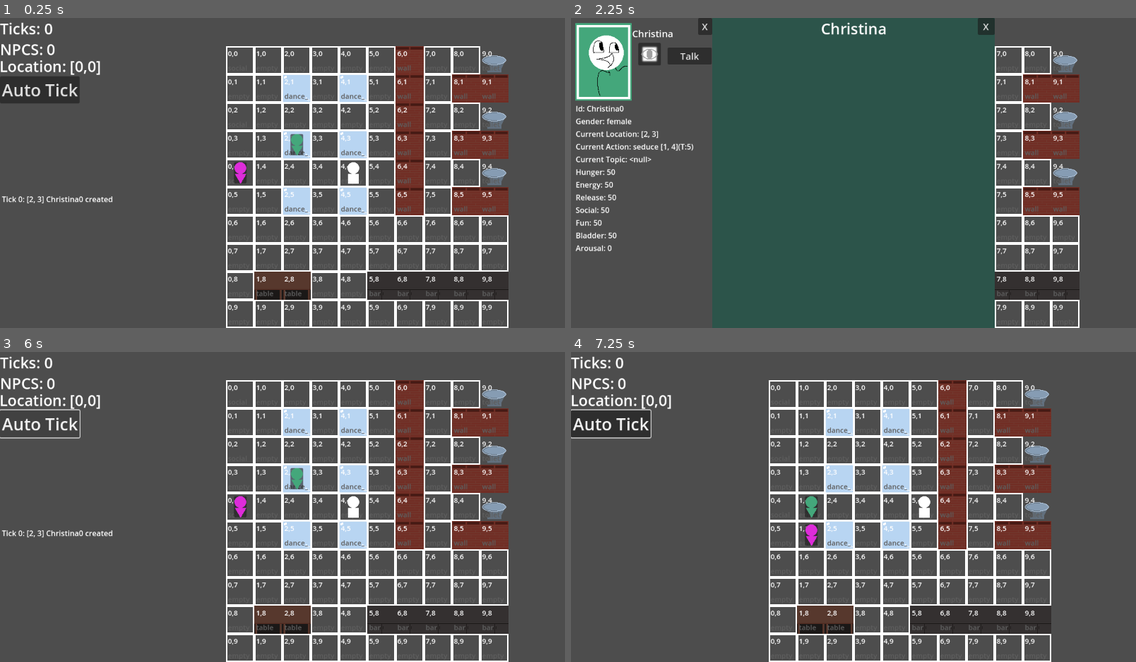
Above: before the commit, frames 1-4 (two rows, left to right).
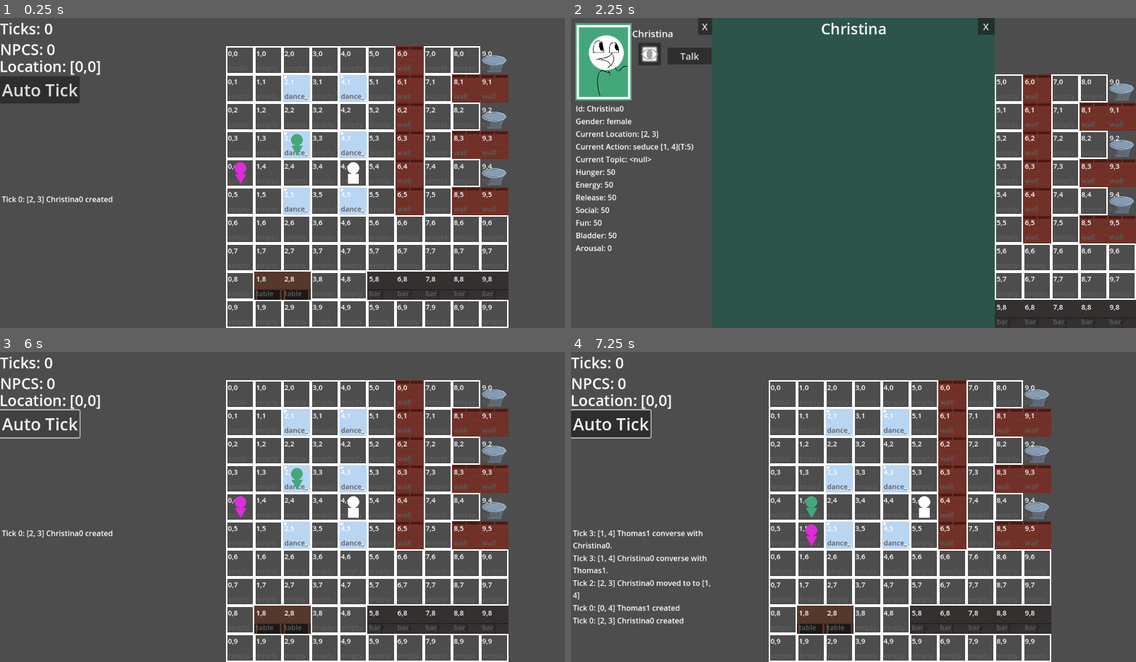
Above: after the commit, the same moments.

Repository: churrupy/elf-game
Game: Godot game, scene res://main.tscn
Same seed, same stepped clock (60 frames per second), same inputs: the game is played once before the commit and once after it.
Inputs (mouse positions are in pixels of both pictures, inside the frame that each line leads up to):
- Up to frame 1 (0.25 s): no input
- Up to frame 2 (2.25 s): click (870, 145) at 0.52 s; click "Talk" at 1.25 s; click (650, 55) at 2 s
- Up to frame 3 (6 s): click (79, 389) at 2.75 s; click (293, 479) at 3.52 s; click (237, 507) at 4.27 s; click "X" at 5 s; click "Auto Tick" at 5.75 s
- Up to frame 4 (7.25 s): tap Enter at 6.5 s; move the mouse to (864, 479) at 6.52 s; hold D (move_right) from 6.53 s (still down); tap T (auto_tick) at 6.6 s

The runs differ from the first frame. In frame 1, 0.1% of the frame differs, in the area x 41-54%, y 37-54%; in frame 2, 11%, in the area x 75-100%, y 9-100%; in frame 3, 0.1%; in frame 4, 1.3%.

Commit message:
Npc class update, WATCH now centers on npc
- changed display functions to say update() instead of tick() (to reinforce that ticking is changing the game state but update is just changing what is displayed)
- WATCH now centers the focused npc on screen and follows them, and is UNWATCHED when pc moves
- moved player input processing to main
- changed NPC to be a button that doesn't exist in the editor, was able to remove some signals and simplify how hover/click works

Diff:
--- a/player.tscn
+++ b/player.tscn
@@ -8,5 +8,5 @@
 z_index = 2
 script = ExtResource("1_onrkg")
 
-[node name="Sprite2D" type="Sprite2D" parent="."]
+[node name="DefaultSprite" type="Sprite2D" parent="."]
 texture = ExtResource("2_onrkg")
--- a/scripts/SignalBus.gd
+++ b/scripts/SignalBus.gd
@@ -1,6 +1,4 @@
 extends Node
-
-signal tick_signal()
 
 #region npcs
 signal npc_hover(npc)
@@ -16,7 +14,6 @@
 #endregion
 
 #region player
-signal player_move_request(location)
 
 
 
--- a/scripts/actions/generic_action.gd
+++ b/scripts/actions/generic_action.gd
@@ -80,8 +80,6 @@
 
 func step_towards_location():
 	var old_location = OWNER.LOCATION.duplicate()
-	print("step check")
-	print(OWNER.LOCATION, LOCATION)
 	var next_step = ENGINE.step_towards_location(OWNER.LOCATION, LOCATION)
 	if next_step == null:
 		push_error("pathfinding: no valid path found, teleporting ", OWNER, " to target location")
--- a/scripts/default_menu.gd
+++ b/scripts/default_menu.gd
@@ -13,7 +13,7 @@
 func _process(delta: float) -> void:
 	pass
 
-func tick():
+func update():
 	var player_history = ENGINE.History.filter_by_npc("player")
 	var player_history_list = ENGINE.History.history_to_string(player_history)
 	var trunc_history = player_history_list.slice(-10, -1)
--- a/scripts/global.gd
+++ b/scripts/global.gd
@@ -5,7 +5,12 @@
 var FOCUS_NPCS = []
 var TICKS = 0
 
+var FOCUS_TARGET
+var FOCUS_LOCATION
+
 var PLAYER_LOCATION = [0,0]
+
+var MAP_CENTER = Vector2(Constants.MAIN_FRAME_SIZE[0]/2 + Constants.MAIN_FRAME_POSITION[0], Constants.MAIN_FRAME_SIZE[1]/2)
 
 var X_RANGE
 var Y_RANGE
--- a/scripts/main.gd
+++ b/scripts/main.gd
@@ -1,5 +1,5 @@
 extends Node
-class_name ENGINE
+#class_name ENGINE
 
 #var X_RANGE
 #var Y_RANGE
@@ -10,7 +10,7 @@
 
 var ID_COUNTER = 0
 
-
+#region init
 # Called when the node enters the scene tree for the first time.
 func _ready() -> void:
 	# set engine in children
@@ -18,23 +18,21 @@
 		if "ENGINE" in child:
 			child.ENGINE = self
 
-
-	SignalBus.tick_signal.connect(_on_tick)
-	SignalBus.player_move_request.connect(process_player_move)
-
 	SignalBus.open_npc_menu.connect(open_npc_menu)
 	SignalBus.close_npc_menu.connect(close_npc_menu)
 
 	SignalBus.open_talk_menu.connect(open_talk_menu)
 	SignalBus.close_talk_menu.connect(close_talk_menu)
+
+
+	Global.FOCUS_TARGET = "player"
+	Global.FOCUS_LOCATION = $Player.LOCATION.duplicate()
 
 	for i in Constants.NUM_NPCS:
 		create_npc()
 	$NpcMenu.hide()
 	$TalkMenu.hide()
-	_on_tick()
-
-
+	tick()
 
 func create_npc():
 	var npc = NPC.new()
@@ -46,26 +44,50 @@
 	Global.NPCS[npc.ID] = npc
 	History.add_entry(npc.ID, "created", npc.LOCATION)
 
+#endregion
+
+
+
+
+
+
+
+
+
 
 # Called every frame. 'delta' is the elapsed time since the previous frame.
 func _process(delta: float) -> void:
 	if Input.is_action_just_pressed("auto_tick"):
-		_on_tick()
+		tick()
+		return
+
+	var delta_direction = [0,0]
+	if Input.is_action_just_pressed("move_right"):
+		print("right")
+		delta_direction = [1,0]
+	if Input.is_action_just_pressed("move_left"):
+		print("left")
+		delta_direction = [-1,0]
+	if Input.is_action_just_pressed("move_up"):
+		print("up")
+		delta_direction = [0,-1]
+	if Input.is_action_just_pressed("move_down"):
+		print("down")
+		delta_direction = [0,1]
+
+	if delta_direction == [0,0]:
+		return
+
+	var new_location = [$Player.LOCATION[0] + delta_direction[0], $Player.LOCATION[1] + delta_direction[1]]
+	if $Map.is_travelable(new_location):
+		$Player.LOCATION = new_location
+		update_focus_target("player")
+		tick()
+	else:
+		update_display()
+
 
 #region ticks
-
-func process_player_move(location):
-	if $Map.is_travelable(location):
-		var old_location = Global.PLAYER_LOCATION.duplicate()
-		Global.PLAYER_LOCATION = location
-		History.add_entry("player", "moved to", old_location, {"location": location})
-	else:
-		print("tile not accessible")
-
-	_on_tick()
-
-func auto_tick() -> void:
-	_on_tick()
 
 
 func _on_move_without_tick() -> void:
@@ -74,60 +96,27 @@
 	#update_current_npcs()
 
 
-func display_npcs():
-	for child in get_children():
-		if child is DISPLAYED_NPC:
-			child.queue_free()
-
-	for npc_id in Global.NPCS.keys():
-		var npc = Global.NPCS[npc_id]
-
-		var x_index = range(Global.X_RANGE[0], Global.X_RANGE[1]).find(npc.LOCATION[0])
-		if x_index < 0:
-			continue
-		var y_index = range(Global.Y_RANGE[0], Global.Y_RANGE[1]).find(npc.LOCATION[1])
-		if y_index < 0:
-			continue
-
-		#add_child(npc)
-
-
-		var displayed_npc = npc_scene.instantiate()
-		displayed_npc.initialize(npc)
-		add_child(displayed_npc)
-		displayed_npc.global_position[0] = (x_index * Constants.TILE_SIZE) + Constants.MAIN_FRAME_POSITION[0] + Constants.TILE_SIZE/2
-		displayed_npc.global_position[1] = y_index * Constants.TILE_SIZE + Constants.TILE_SIZE/2
-		displayed_npc.show()
-
-
-
-
-
-func _on_tick() -> void:
-	Global.X_RANGE = [Global.PLAYER_LOCATION[0] - 7, Global.PLAYER_LOCATION[0] + 8]
-	Global.Y_RANGE = [Global.PLAYER_LOCATION[1] - 5, Global.PLAYER_LOCATION[1] + 6]
-
-
+
+
+
+
+
+
+func tick() -> void:
+
+	update_map_center()
 	print("")
 	print("ticking...")
 	Global.TICKS += 1
 	print("Ticks: ", Global.TICKS)
-	print("player location:", Global.PLAYER_LOCATION)
+	print("Focused on " + Global.FOCUS_TARGET + " at " + str(Global.FOCUS_LOCATION))
 	tick_npcs()
 	get_current_npcs()
-	display_npcs()
-	$Map.tick()
-	$DefaultMenu.tick()
-	if $NpcMenu.visible:
-		# re-initialize/update visible history
-		$NpcMenu.tick()
-		#open_npc_menu($NpcMenu.MENU_NPC)
-	if $TalkMenu.visible:
-		$TalkMenu.tick()
-		#open_npc_menu($TalkMenu.MENU_NPC)
+	update_display()
 
 func tick_npcs():
 	for npc_id in Global.NPCS.keys():
+		if npc_id == "player": continue
 		print("ticking ", npc_id)
 		var npc: NPC = Global.NPCS[npc_id]
 		if npc.ACTION == null:
@@ -139,10 +128,96 @@
 			npc.ACTION.tick()
 	print("")
 
+#endregion
+
+
+#region display
+
+func update_display():
+	print("updating map center")
+	update_map_center()
+	print("displaying npcs")
+	display_npcs()
+	print("displaying map")
+	$Map.update()
+	print("displaying defaultmenu")
+	$DefaultMenu.update()
+	if $NpcMenu.visible:
+		print("displaying npcmenu")
+		$NpcMenu.update()
+	if $TalkMenu.visible:
+		print("displaying talkmenu")
+		$TalkMenu.update()
+
+
+func update_focus_target(new_target):
+	print("updating focus target")
+	if new_target is not String:
+		new_target = new_target.ID
+	Global.FOCUS_TARGET = new_target
+	var target_object
+	if new_target == "player":
+		target_object = $Player
+	else:
+		target_object = Global.NPCS[new_target]
+	target_object.position = Global.MAP_CENTER
+	update_display()
+
+
+func update_map_center():
+	var focus_npc
+	if Global.FOCUS_TARGET == "player":
+		focus_npc = $Player
+	else:
+		focus_npc = Global.NPCS[Global.FOCUS_TARGET]
+	Global.FOCUS_LOCATION = focus_npc.LOCATION.duplicate()
+	Global.X_RANGE = [Global.FOCUS_LOCATION[0] - 7, Global.FOCUS_LOCATION[0] + 8]
+	Global.Y_RANGE = [Global.FOCUS_LOCATION[1] - 5, Global.FOCUS_LOCATION[1] + 6]
+
+
+
+func display_npcs():
+	for child in get_children():
+		if child is NPC:
+			remove_child(child)
+
+	var npc_list = Global.NPCS.keys()
+	if Global.FOCUS_TARGET != "player":
+		npc_list.append("player")
+
+	for npc_id in npc_list:
+
+		var npc
+		if npc_id == "player":
+			npc = $Player
+		else:
+			npc = Global.NPCS[npc_id]
+
+		if npc_id == Global.FOCUS_TARGET:
+			add_child(npc)
+			npc.global_position = Global.MAP_CENTER
+			npc.show()
+			continue
+
+		var x_index = range(Global.X_RANGE[0], Global.X_RANGE[1]).find(npc.LOCATION[0])
+		if x_index < 0:
+			continue
+		var y_index = range(Global.Y_RANGE[0], Global.Y_RANGE[1]).find(npc.LOCATION[1])
+		if y_index < 0:
+			continue
+
+		if npc_id != "player":
+			add_child(npc)
+
+
+		npc.global_position[0] = (x_index * Constants.TILE_SIZE) + Constants.MAIN_FRAME_POSITION[0] + (Constants.TILE_SIZE/2)
+		npc.global_position[1] = y_index * Constants.TILE_SIZE + Constants.TILE_SIZE/2
+		#npc.show()
+
 
 func get_current_npcs():
 	Global.NEARBY_NPCS = []
-	var adjacent_locations = get_neighbors(Global.PLAYER_LOCATION)
+	var adjacent_locations = get_neighbors(Global.FOCUS_LOCATION)
 	for l in adjacent_locations:
 		Global.NEARBY_NPCS += Utility.get_npc_from_location(l)
 #endregion
@@ -305,7 +380,7 @@
 func open_npc_menu(npc):
 	$DefaultMenu.hide()
 	$NpcMenu.MENU_NPC = npc
-	$NpcMenu.tick()
+	$NpcMenu.update()
 	$NpcMenu.show()
 	$TalkMenu.MENU_NPC = npc
 
@@ -317,10 +392,10 @@
 
 func open_talk_menu(npc):
 	$NpcMenu.MENU_NPC = npc
-	$NpcMenu.tick()
+	$NpcMenu.update()
 	$NpcMenu.show()
 	$TalkMenu.MENU_NPC = npc
-	$TalkMenu.tick()
+	$TalkMenu.update()
 	$TalkMenu.show()
 
 func close_talk_menu():
--- a/scripts/map.gd
+++ b/scripts/map.gd
@@ -90,7 +90,32 @@
 		if child is Tile:
 			child.queue_free()
 
-func tick():
+func update():
+	clear_tiles()
+	for x in range (Global.X_RANGE[0], Global.X_RANGE[1]):
+		if x not in range(0, len(MAP)):
+			continue
+		for y in range(Global.Y_RANGE[0], Global.Y_RANGE[1]):
+			if y not in range(0, len(MAP[0])):
+				continue
+			var x_index = range(Global.X_RANGE[0], Global.X_RANGE[1]).find(x)
+			if x_index < 0:
+				continue
+			var y_index = range(Global.Y_RANGE[0], Global.Y_RANGE[1]).find(y)
+			if y_index < 0:
+				continue
+			var location = [x, y]
+			print(location)
+			var tile_type = get_tile(location)
+			if tile_type == null: continue
+			var tile = tile_scene.instantiate()
+			tile.initialize(tile_type, location)
+			add_child(tile)
+			tile.global_position[0] = (x_index * Constants.TILE_SIZE) + Constants.MAIN_FRAME_POSITION[0]
+			tile.global_position[1] = y_index * Constants.TILE_SIZE
+			tile.show()
+
+func update_old():
 	clear_tiles()
 
 	var x_counter = Constants.MAIN_FRAME_POSITION[0]
@@ -127,6 +152,8 @@
 
 
 func get_tile(location: Array):
+	if location[0] not in range(len(MAP)): return null
+	if location[1] not in range(len(MAP[0])): return null
 	return MAP[location[0]][location[1]]
 
 func random_empty_tile():
--- a/scripts/npc.gd
+++ b/scripts/npc.gd
@@ -1,4 +1,4 @@
-extends Node2D
+extends Container
 
 class_name NPC
 
@@ -23,6 +23,13 @@
 	"arousal": 0.0
 }
 
+
+
+var SPRITE
+var GLOW_SPRITE
+var BUTTON
+var GLOW_BUTTON
+
 var STYLES = ["goth", "punk", "prep", "country", "athletic", "queer"]
 
 var NAMES = {
@@ -44,8 +51,31 @@
 		OPINIONS[style] = randi_range(-5,5)
 
 
-func _init() -> void:
-	SignalBus.say_topic.connect(hear_topic)
+
+
+	BUTTON = TextureButton.new()
+	add_child(BUTTON)
+	BUTTON.texture_normal = load("res://models/npc.png")
+	BUTTON.texture_hover = load("res://models/npc_glow.png")
+	BUTTON.modulate = COLOR
+
+	BUTTON.set_anchors_and_offsets_preset(Control.LayoutPreset.PRESET_CENTER, Control.LayoutPresetMode.PRESET_MODE_MINSIZE, 0)
+	#BUTTON.keep_offsets = true
+	#BUTTON.set_anchors_preset(Control.LayoutPreset.PRESET_CENTER)
+	'''
+	var button_size = BUTTON.get_size()
+	BUTTON.anchor_left = 0.5
+	BUTTON.anchor_right = 0.5
+	BUTTON.anchor_top = 0.5
+	BUTTON.anchor_bottom = 0.5
+
+	BUTTON.offset_left = -button_size.x / 2
+	BUTTON.offset_right = button_size.x / 2
+	BUTTON.offset_top = -button_size.y / 2
+	BUTTON.offset_bottom = button_size.y / 2
+	'''
+
+	BUTTON.pressed.connect(sprite_clicked)
 
 
 #endregion
@@ -173,39 +203,9 @@
 	return impression
 
 #region sprite
-func on_hover(npc):
-	if npc.ID == ID:
-		_on_mouse_entered()
-		$DefaultSprite.hide()
-		$GlowSprite.show()
-		$HoverNameLabel.show()
-
-func off_hover(npc):
-	if npc.ID == ID:
-		$GlowSprite.hide()
-		$DefaultSprite.show()
-		$HoverNameLabel.hide()
-
 
 func sprite_clicked() -> void:
-	SignalBus.npc_click.emit(self)
-
-func _on_mouse_entered() -> void:
-	$DefaultSprite.hide()
-	$GlowSprite.show()
-	$HoverNameLabel.show()
-	#SignalBus.npc_hover.emit(NPC_HOBE)
-
-
-func _on_mouse_exit() -> void:
-	$GlowSprite.hide()
-	$DefaultSprite.show()
-	$HoverNameLabel.hide()
-	#SignalBus.npc_hover_off.emit(self)
-
-
-
-
-
-
-#endregion
+	SignalBus.open_npc_menu.emit(self)
+
+
+#endregion
--- a/scripts/npc_menu.gd
+++ b/scripts/npc_menu.gd
@@ -14,7 +14,7 @@
 	pass
 
 
-func tick():
+func update():
 	$NameLabel.text = MENU_NPC.NAME
 	var display_string = []
 	var _str = "Id: " + MENU_NPC.ID
@@ -61,6 +61,7 @@
 
 func watch_npc() -> void:
 	WATCH = true
+	ENGINE.update_focus_target(MENU_NPC.ID)
 	$WatchButton.hide()
 	$UnWatchButton.show()
 
@@ -68,6 +69,7 @@
 
 func unwatch_npc() -> void:
 	WATCH = false
+	ENGINE.update_focus_target("player")
 	$UnWatchButton.hide()
 	$WatchButton.show()
 
--- a/scripts/player.gd
+++ b/scripts/player.gd
@@ -6,6 +6,11 @@
 signal move_without_tick_signal
 
 var ID = "player"
+
+var LOCATION
+var ACTION
+var NEEDS
+var COLOR = [1,1,1]
 
 # doubletap vars
 const DOUBLETAP_DELAY = .25
@@ -16,31 +21,9 @@
 
 # Called when the node enters the scene tree for the first time.
 func _ready() -> void:
-	position = Vector2(Constants.MAIN_FRAME_SIZE[0]/2 + Constants.MAIN_FRAME_POSITION[0], Constants.MAIN_FRAME_SIZE[1]/2)
-	Global.PLAYER_LOCATION = [randi_range(0,Constants.MAP_SIZE[0]-1), randi_range(0, Constants.MAP_SIZE[1]-1)]
+	position = Global.MAP_CENTER
+	LOCATION = [randi_range(0,Constants.MAP_SIZE[0]-1), randi_range(0, Constants.MAP_SIZE[1]-1)]
 
 
 func _process(delta:float) -> void:
-	doubletap_time -= delta
-	var delta_direction = [0,0]
-	if Input.is_action_just_pressed("move_right"):
-		last_direction = "right"
-		print("right")
-		delta_direction = [1,0]
-	if Input.is_action_just_pressed("move_left"):
-		print("left")
-		delta_direction = [-1,0]
-	if Input.is_action_just_pressed("move_up"):
-		print("up")
-		delta_direction = [0,-1]
-	if Input.is_action_just_pressed("move_down"):
-		print("down")
-		delta_direction = [0,1]
-
-	if delta_direction == [0,0]:
-		return
-	var old_location = [Global.PLAYER_LOCATION[0] + Global.PLAYER_LOCATION[1]]
-	var new_location = [Global.PLAYER_LOCATION[0] + delta_direction[0], Global.PLAYER_LOCATION[1] + delta_direction[1]]
-
-	SignalBus.player_move_request.emit(new_location)
 	return
--- a/scripts/talk_menu.gd
+++ b/scripts/talk_menu.gd
@@ -12,7 +12,7 @@
 	pass # Replace with function body.
 
 
-func tick():
+func update():
 	var history = ENGINE.History.filter_by_npc(MENU_NPC).slice(-20, -1)
 	#var history_list = ENGINE.History.history_to_string(history)
 	#LOCATION = npc.ACTION.TARGET
@@ -34,7 +34,7 @@
 	#RECENT_TOPIC = topic
 	print("player chose:", topic)
 	# REMINDER: signal emits from location, if you're trying to talk to an npc far away, they won't hear the signal
-	SignalBus.say_topic.emit("player", topic, 100, Global.PLAYER_LOCATION)
+	SignalBus.say_topic.emit("player", topic, 100, Global.FOCUS_LOCATION)
 	var _str = "Player: " + Dialogue.DIALOGUE_STRINGS[topic]
 	DIALOGUE_LIST.append(_str)
 	SignalBus.tick_signal.emit()
